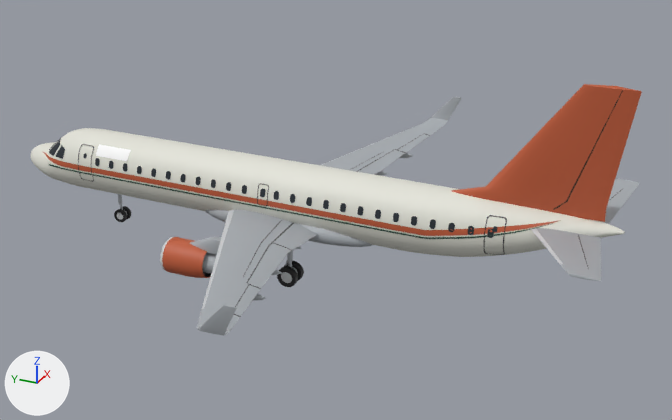
Two versions of the glTF model public/assets/aeronaves/jaz-90.glb, one commit apart.
Camera for both pictures: a 50 mm lens placed at (-37.0, -19.2, 18.1), pointed at (0.0, -2.5, -0.4). Arrows for +X, +Y and +Z are at lower left; the lights stay in place. The older version comes first. Where no turn or scale is listed for an object, it has been applied to the vertices. Vertices at exactly the same position are counted once.

Objects in the first picture: 'ala', 'carenado', 'cintura', 'cintura-fina', 'deriva', 'estabilizador', 'flap-fuera-izquierda-piel', 'fuselaje', 'motor', 'motor-manguito', 'timon-de-direccion-piel', 'ventanillas' and 26 more.
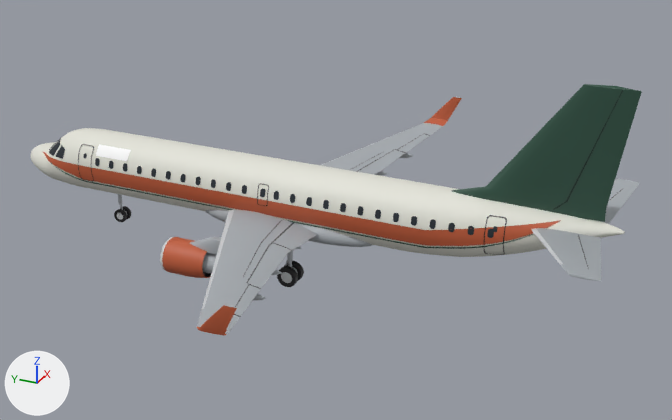
Pixel boxes (x1, y1, x2, y2) of what changed, in the pictures (672 x 420 px; the box of a moved part takes in the faces that stretch with it):
'deriva', recoloured (orange to dark green): (451, 84, 638, 222) in both
'cintura', reshaped (13% taller): before (44, 153, 561, 236); after (43, 152, 561, 246)
'timon-de-direccion-piel', recoloured (orange to dark green): (567, 90, 642, 207) in both
'cintura-fina', reshaped (14% taller): before (49, 164, 553, 239); after (51, 163, 560, 249)
part 1 of me_ala, recoloured: (197, 97, 462, 336) in both
part 2 of me_cintura, moved or reshaped: before (47, 157, 561, 236); after (47, 158, 558, 246)

What the commit changed:
Material 'cola' (mat_cola) changes colour from orange #bf5c38 to dark green #2e5242; in linear values from (0.523, 0.107, 0.0397) to (0.0272, 0.0835, 0.055).
Material 'remate' (mat_remate) is new.
Its base color is (0.523, 0.107, 0.0397) (orange #bf5c38).
Its roughness is 0.55.
me_ala has 1494 vertices, 2804 faces and spans x -13.0..13.0, y -4.6..3.3, z -1.4..1.7.
me_ala is used by ob_ala; location (0.0, 0.0, 0.0).
me_ala part 1: 456 faces spanning x -13.0..13.0, y -4.6..-2.5, z 0.0..1.7 switch from mat_gris (grey #a8adb3) to mat_remate (orange #bf5c38).
me_cintura is used by ob_cintura; location (0.0, 0.0, 0.0).
me_cintura had 890 vertices, 1326 faces and spanned x -1.5..1.5, y -13.2..14.4, z -0.1..1.3.
me_cintura now has 890 vertices, 1326 faces and spans x -1.5..1.5, y -13.2..14.4, z -0.6..1.3.
me_cintura part 2: 632 of 890 vertices moved; they spanned x -1.5..1.5, y -12.9..13.7, z -0.1..1.3 and now span x -1.5..1.5, y -12.9..13.7, z -0.6..1.2; mean shift (0.0, 0.0, -0.3); largest move (-1.5, -7.5, -0.1) -> (-1.4, -7.5, -0.6).
me_cintura_fina is used by ob_cintura_fina; location (0.0, 0.0, 0.0).
me_cintura_fina had 364 vertices, 360 faces and spanned x -1.5..1.5, y -13.2..13.6, z -0.2..1.3.
me_cintura_fina now has 362 vertices, 358 faces and spans x -1.4..1.4, y -13.2..13.6, z -0.8..1.3.
me_cintura_fina part 3: 358 vertices removed from x -1.5..1.5, y -12.9..13.6, z -0.2..1.2; 356 vertices added at x -1.4..1.4, y -12.9..13.6, z -0.8..1.1.
